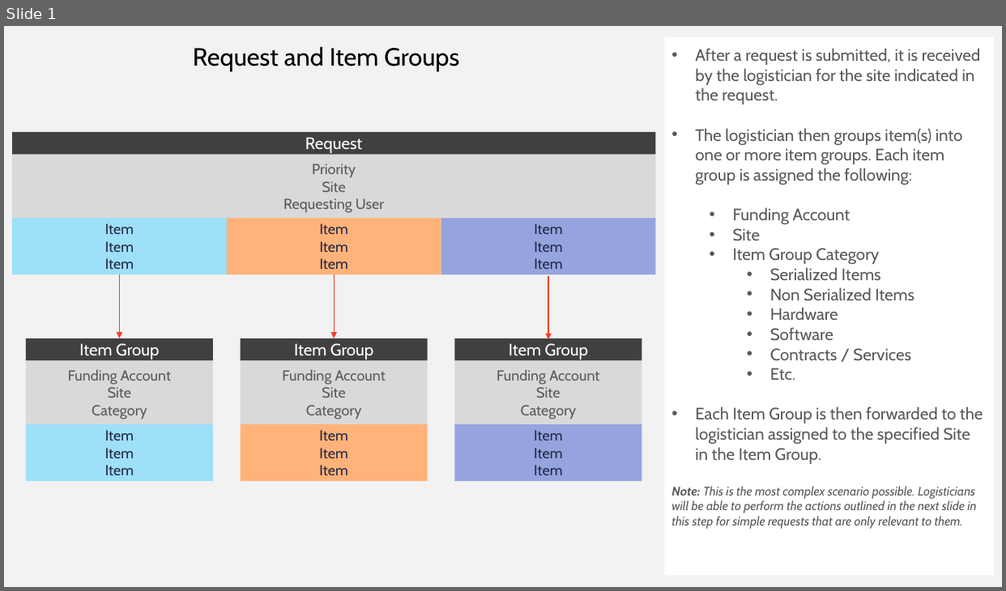
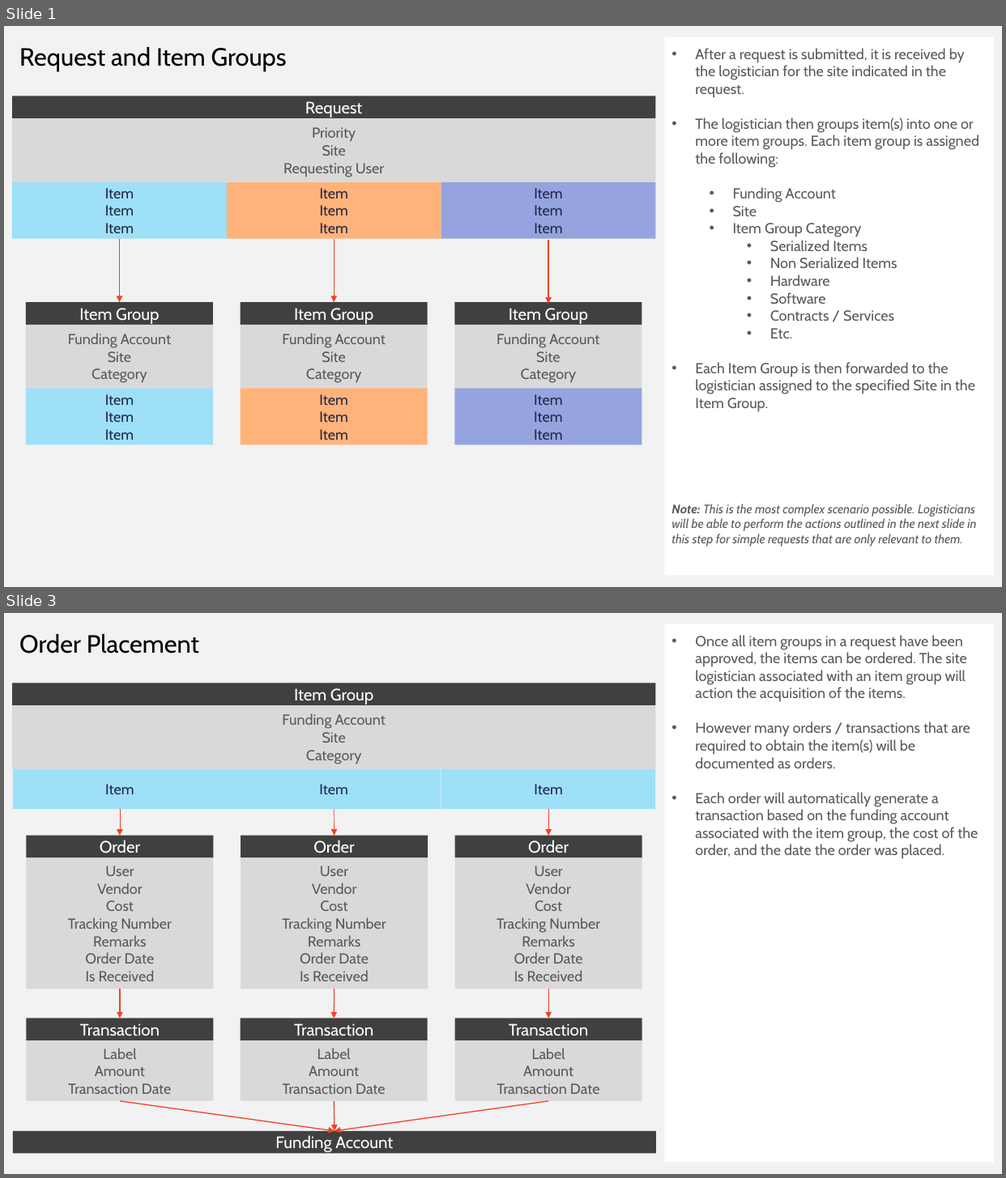
Before and after one commit to ssdooley/logistics-db-planning, a slide deck: documents/logistics-workflow.pptx. Shown one above the other, each under a label of ours: slide 1 before the commit, slides 1 and 3 after it; the slides between them are not shown. The pictures are 1006x591 and 1006x1178 pixels, drawn with LibreOffice and Linux fonts; fonts in the diff are those of the drawing. Boxes give left, top, right and bottom in pixels: in the first picture for what was removed or moved away, otherwise in the second. Text is boxed around its words. In the diff, an @@ line names an element or a change of style, - is before the commit and + after.

```diff
--- a/documents/logistics-workflow.pptx
+++ b/documents/logistics-workflow.pptx
@@ slide 3 added at <box>4,613,1002,1174</box>, background #F2F2F2 @@
@@ text added at <box>19,634,199,653</box>, 24 pt, text #000000 @@
+Order Placement
@@ rectangle added at <box>665,624,995,1162</box>, fill #FFFFFF, 14 pt, text #595959 @@
+• Once all item groups in a request have been approved, the items can be ordered. The site logistician associated with an item group will action the acquisition of the items.
+• However many orders / transactions that are required to obtain the item(s) will be documented as orders.
+• Each order will automatically generate a transaction based on the funding account associated with the item group, the cost of the order, and the date the order was placed.
@@ rectangle added at <box>12,683,655,705</box>, fill #404040, 16 pt, text #FFFFFF @@
+Item Group
@@ rectangle added at <box>12,705,655,769</box>, fill #D9D9D9, 14 pt, text #595959 @@
+Funding Account
+Site
+Category
@@ rectangle added at <box>13,769,227,809</box>, fill #9EE0F8, 14 pt, text #212745 @@
+Item
@@ rectangle added at <box>227,769,441,809</box>, fill #9EE0F8, 14 pt, text #212745 @@
+Item
@@ rectangle added at <box>441,769,655,809</box>, fill #9EE0F8, 14 pt, text #212745 @@
+Item
@@ arrow added from (120, 809) to (120, 835), #F14124 0.5 pt @@
@@ arrow added from (334, 809) to (334, 835), #F14124 0.5 pt @@
@@ arrow added from (548, 809) to (548, 835), #F14124 0.5 pt @@
@@ rectangle added at <box>27,835,214,858</box>, fill #404040, 16 pt, text #FFFFFF @@
+Order
@@ rectangle added at <box>241,835,428,858</box>, fill #404040, 16 pt, text #FFFFFF @@
+Order
@@ rectangle added at <box>454,835,641,858</box>, fill #404040, 16 pt, text #FFFFFF @@
+Order
@@ rectangle added at <box>27,858,214,989</box>, fill #D9D9D9, 14 pt, text #595959 @@
+User
+Vendor
+Cost
+Tracking Number
+Remarks
+Order Date
+Is Received
@@ rectangle added at <box>241,858,428,989</box>, fill #D9D9D9, 14 pt, text #595959 @@
+User
+Vendor
+Cost
+Tracking Number
+Remarks
+Order Date
+Is Received
@@ rectangle added at <box>454,858,641,989</box>, fill #D9D9D9, 14 pt, text #595959 @@
+User
+Vendor
+Cost
+Tracking Number
+Remarks
+Order Date
+Is Received
@@ arrow added from (120, 989) to (120, 1019), #F14124 1 pt @@
@@ arrow added from (334, 989) to (334, 1019), #F14124 1 pt @@
@@ arrow added from (548, 989) to (548, 1019), #F14124 1 pt @@
@@ rectangle added at <box>27,1019,214,1041</box>, fill #404040, 16 pt, text #FFFFFF @@
+Transaction
@@ rectangle added at <box>241,1019,428,1041</box>, fill #404040, 16 pt, text #FFFFFF @@
+Transaction
@@ rectangle added at <box>454,1019,641,1041</box>, fill #404040, 16 pt, text #FFFFFF @@
+Transaction
@@ rectangle added at <box>27,1041,214,1102</box>, fill #D9D9D9, 14 pt, text #595959 @@
+Label
+Amount
+Transaction Date
@@ rectangle added at <box>241,1041,428,1102</box>, fill #D9D9D9, 14 pt, text #595959 @@
+Label
+Amount
+Transaction Date
@@ rectangle added at <box>454,1041,641,1102</box>, fill #D9D9D9, 14 pt, text #595959 @@
+Label
+Amount
+Transaction Date
@@ arrow added from (120, 1101) to (334, 1131), #F14124 1 pt @@
@@ arrow added from (334, 1101) to (334, 1131), #F14124 1 pt @@
@@ arrow added from (548, 1101) to (334, 1131), #F14124 1 pt @@
@@ rectangle added at <box>13,1131,656,1153</box>, fill #404040, 16 pt, text #FFFFFF @@
+Funding Account
@@ slide 1 changed as well @@
@@ text "Request and Item Groups": place and size @@
-text "Request and Item Groups" at <box>193,47,459,71</box>
+text "Request and Item Groups" at <box>19,47,287,71</box>
@@ text in rectangle at <box>695,48,979,412</box>: size 16 to 14 pt in "After a request is submitted, it is ...", "The logistician then groups item(s) into one ...", "Funding Account", "Site" and 8 more places @@
@@ 14 rectangles, 3 arrows: place and size @@
-14 rectangles, 3 arrows at <box>12,132,656,482</box>
+14 rectangles, 3 arrows at <box>12,96,656,446</box>
```
Also in this commit, not shown: 3 other slides added.
